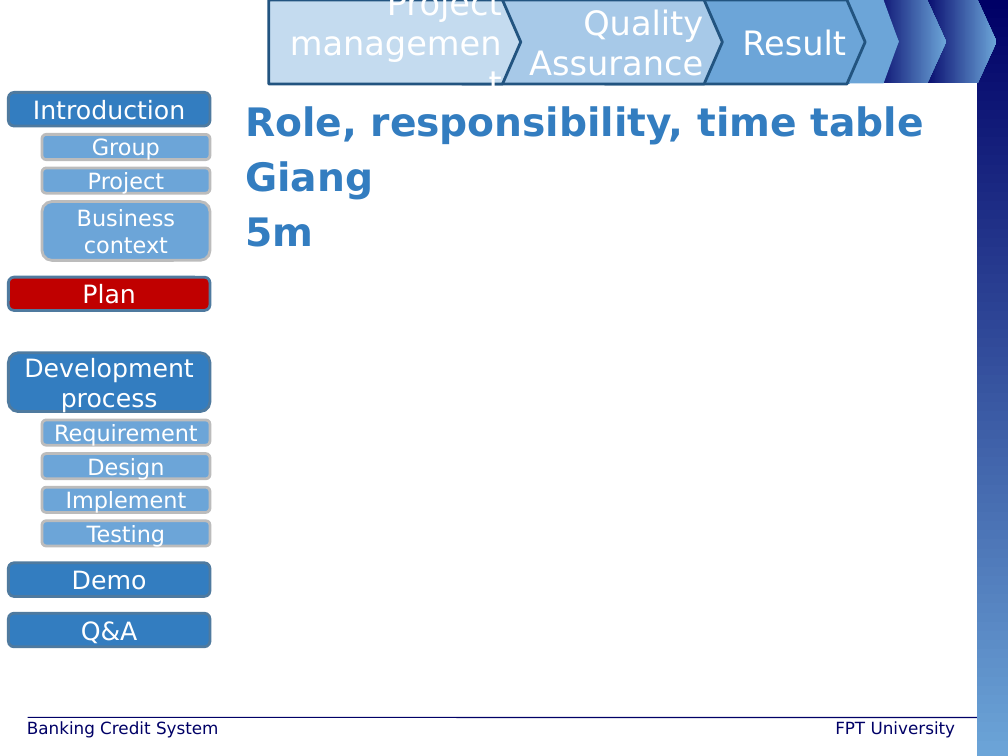
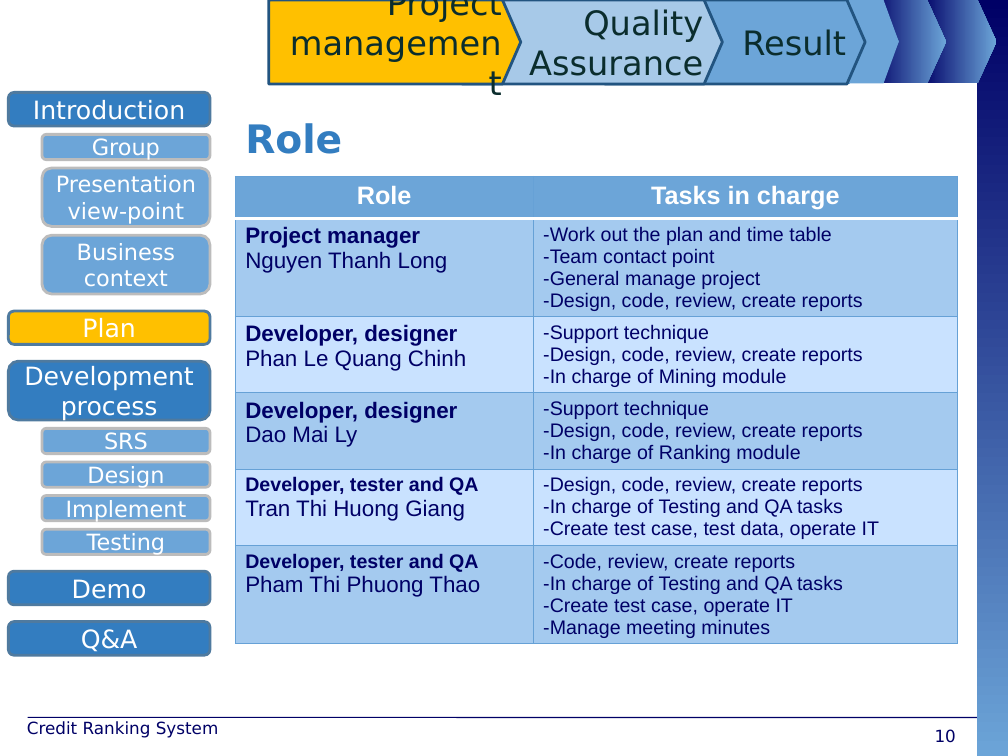
Before and after one commit to maily89/fbdm, a slide deck: slide 10 of Deliverables/FBD - slide.pptx (slide 4 before the commit). Drawn at 1008x756 pixels with LibreOffice and Linux fonts; fonts in the diff are those of the drawing; background and template pictures are left out. Boxes give left, top, right and bottom in pixels: in the first picture for what was removed or moved away, otherwise in the second. Text is boxed around its words. In the diff, an @@ line names an element or a change of style, - is before the commit and + after.

```diff
--- a/Deliverables/FBD - slide.pptx
+++ b/Deliverables/FBD - slide.pptx
@@ pentagon arrow "Project management" at (269,0,521,84): text colour #FFFFFF to #0C2D2E; fill #C4DBEF to #FFC000 @@
@@ pentagon arrow "Quality Assurance" at (462,0,722,84): text colour #FFFFFF to #0C2D2E @@
@@ pentagon arrow "Result" at (605,0,865,84): text colour #FFFFFF to #0C2D2E @@
@@ text at (245,123,342,154): text changed @@
-Role, responsibility, time table
-Giang
-5m
+Role
@@ rounded rectangle removed at (42,168,211,194) @@
-Project
@@ rounded rectangle added at (42,168,211,227), fill #6CA5D8, outline #BDBDBD 2 pt, 16 pt, text #FFFFFF @@
+Presentation view-point
@@ table added at (235,176,958,668), 6 rows, 2 columns @@
+Role | Tasks in charge
+Project manager / Nguyen Thanh Long | Work out the plan and time table / Team contact point / General manage project / Design, code, review, create reports
+Developer, designer / Phan Le Quang Chinh | Support technique / Design, code, review, create reports / In charge of Mining module
+Developer, designer / Dao Mai Ly | Support technique / Design, code, review, create reports / In charge of Ranking module
+Developer, tester and QA / Tran Thi Huong Giang | Design, code, review, create reports / In charge of Testing and QA tasks / Create test case, test data, operate IT
+Developer, tester and QA / Pham Thi Phuong Thao | Code, review, create reports / In charge of Testing and QA tasks / Create test case, operate IT / Manage meeting minutes
@@ rounded rectangle "Business context": place and size @@
-rounded rectangle "Business context" at (42,202,211,260)
+rounded rectangle "Business context" at (42,235,211,293)
@@ rounded rectangle "Plan": place and size @@
-rounded rectangle "Plan" at (8,277,210,310)
+rounded rectangle "Plan" at (8,311,210,345)
@@ rounded rectangle "Plan" at (8,311,210,345): fill #C00000 to #FFC000 @@
@@ rounded rectangle removed at (42,420,211,446) @@
-Requirement
@@ rounded rectangle added at (42,428,211,454), fill #6CA5D8, outline #BDBDBD 2 pt, 16 pt, text #FFFFFF @@
+SRS
@@ 6 rounded rectangles: place and size @@
-6 rounded rectangles at (8,353,211,646)
+6 rounded rectangles at (8,361,211,655)
@@ text at (27,721,219,738): text changed @@
-Banking Credit System
+Credit Ranking System
@@ text removed at (835,721,956,738) @@
-FPT University
@@ page number added at (935,729,956,743), 12 pt, text #000066 @@
+10
```
Also in this commit, not shown: 8 other slides changed, 38 slides added, 20 slides removed.
